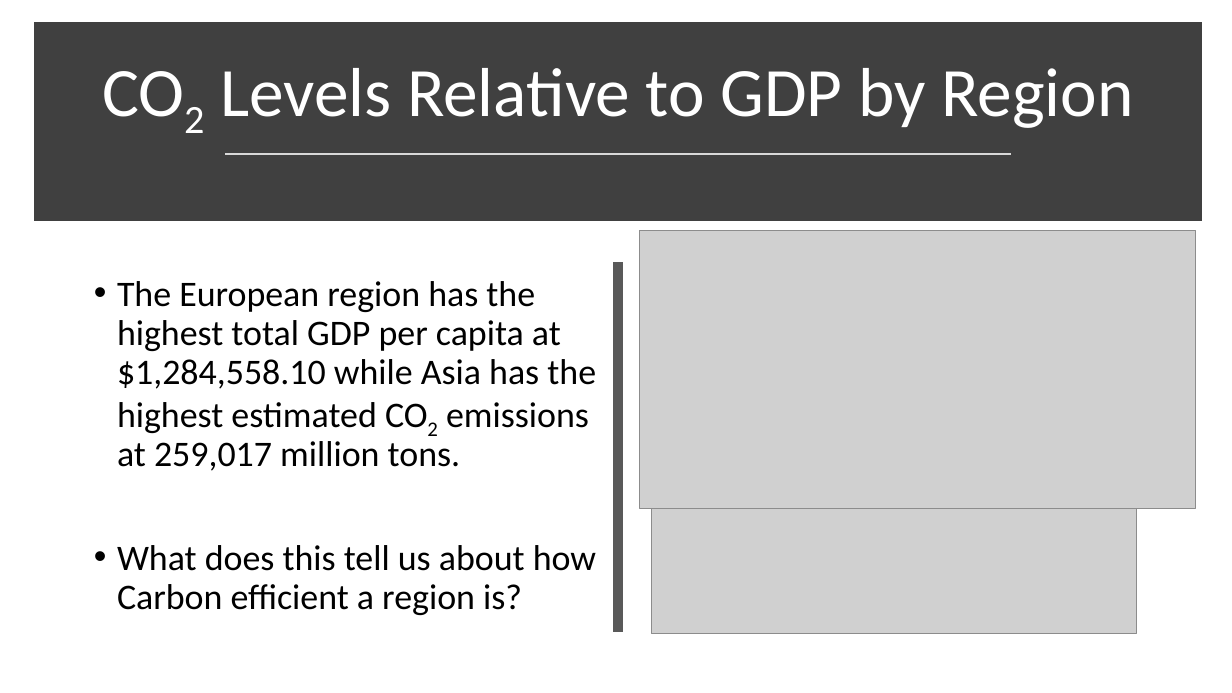
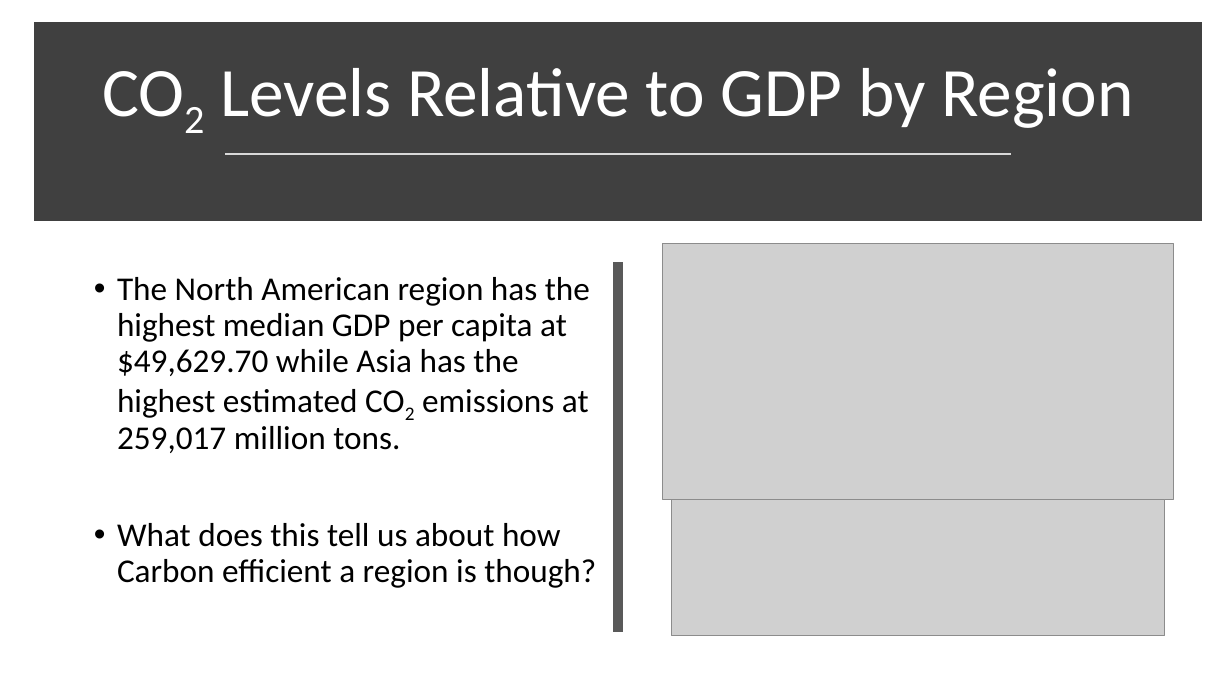
Before and after one commit to Data-Analytics-Project-Group/Visualizing-World-Economic-Trends, a slide deck: slide 7 of Visualizing World Economic Trends.pptx. Drawn at 1232x693 pixels with LibreOffice and Linux fonts; fonts in the diff are those of the drawing; grey boxes stand for pictures. Boxes give left, top, right and bottom in pixels: in the first picture for what was removed or moved away, otherwise in the second. Text is boxed around its words. In the diff, an @@ line names an element or a change of style, - is before the commit and + after.

```diff
--- a/Visualizing World Economic Trends.pptx
+++ b/Visualizing World Economic Trends.pptx
@@ picture: place and size @@
-picture at [640,230,1196,508]
+picture at [663,244,1174,499]
@@ text at [117,277,596,588]: text changed; size 28 to 25.9 pt @@
-• The European region has the highest total GDP per capita at $1,284,558.10 while Asia has the highest estimated CO2 emissions at 259,017 million tons.
-• What does this tell us about how Carbon efficient a region is?
+• The North American region has the highest median GDP per capita at $49,629.70 while Asia has the highest estimated CO2 emissions at 259,017 million tons.
+• What does this tell us about how Carbon efficient a region is though?
@@ picture: place and size @@
-picture at [652,492,1137,634]
+picture at [672,499,1165,636]
```
Also in this commit, not shown: 2 other slides changed, 3 other files.
